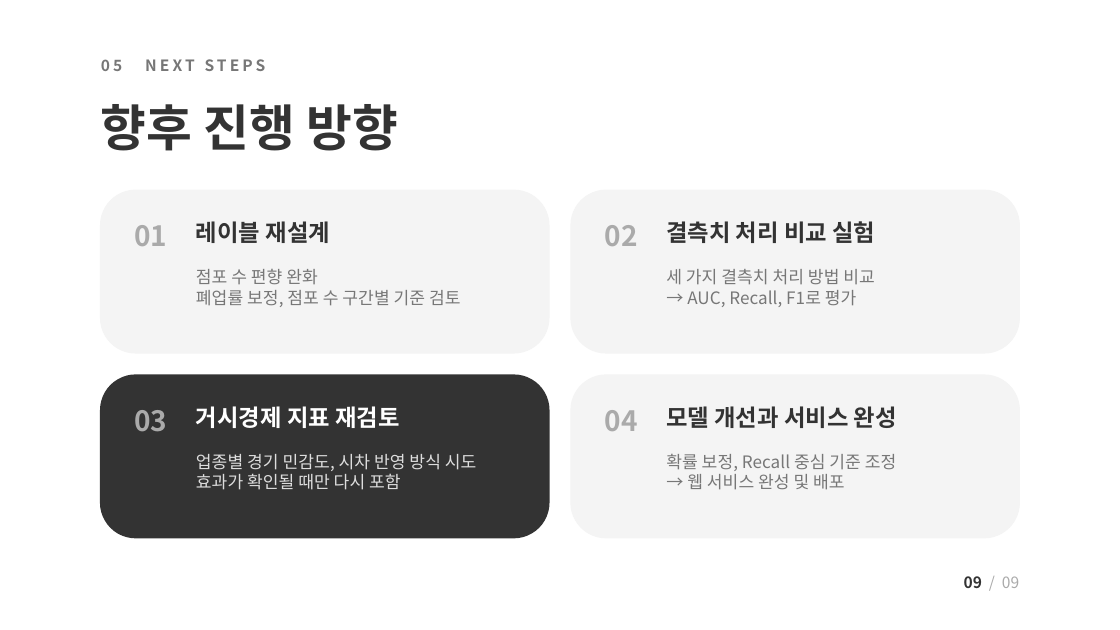
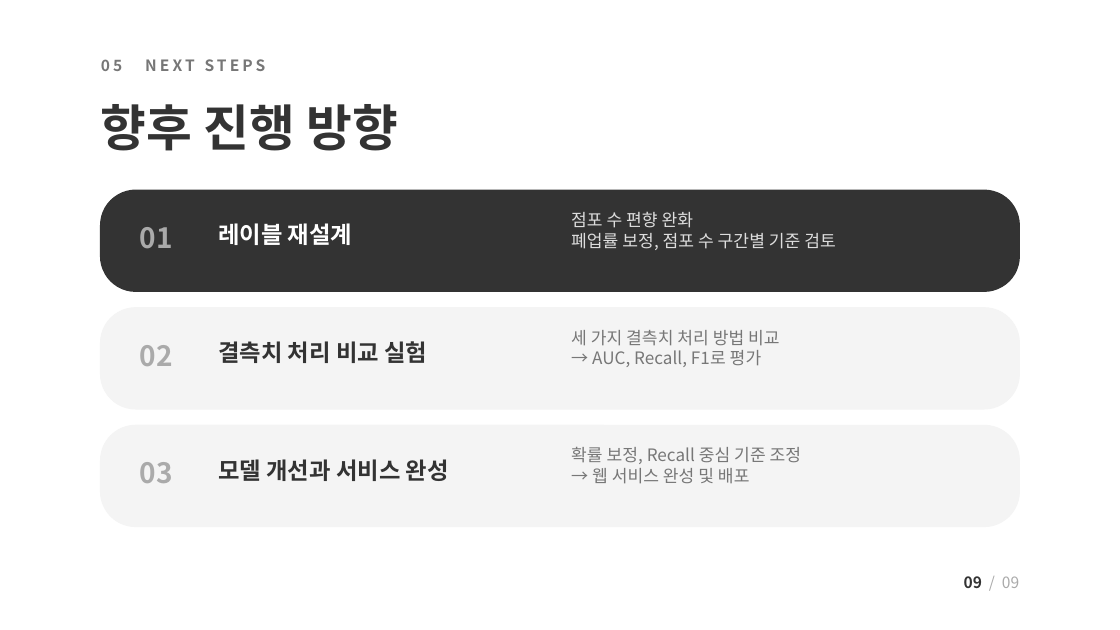
Before and after one commit to JungUihyun/biz-risk-predictor, a slide deck: slide 9 of docs/presentation/biz-risk-predictor_mid2_public.pptx. Drawn at 1120x630 pixels with LibreOffice and Linux fonts; fonts in the diff are those of the drawing. Boxes give left, top, right and bottom in pixels: in the first picture for what was removed or moved away, otherwise in the second. Text is boxed around its words. In the diff, an @@ line names an element or a change of style, - is before the commit and + after.

```diff
--- a/docs/presentation/biz-risk-predictor_mid2_public.pptx
+++ b/docs/presentation/biz-risk-predictor_mid2_public.pptx
@@ rounded rectangle: place and size @@
-rounded rectangle at (101,190,549,353)
+rounded rectangle at (101,190,1019,291)
@@ rounded rectangle at (101,190,1019,291): fill #F4F4F4 to #333333; outline #F4F4F4 1 pt to #333333 1 pt; proportions changed @@
@@ text "점포 수 편향 완화": place and size @@
-text "점포 수 편향 완화" at (196,269,461,307)
+text "점포 수 편향 완화" at (571,211,836,250)
@@ text "점포 수 편향 완화" at (571,211,836,250): text colour #777777 to #DDDDDD @@
@@ text "01": place and size @@
-text "01" at (134,225,167,246)
+text "01" at (140,227,173,249)
@@ text "레이블 재설계": place and size @@
-text "레이블 재설계" at (196,221,330,243)
+text "레이블 재설계" at (218,223,352,245)
@@ text "레이블 재설계" at (218,223,352,245): text colour #333333 to #FFFFFF @@
@@ rounded rectangle: place and size @@
-rounded rectangle at (571,190,1019,353)
+rounded rectangle at (101,308,1019,409)
@@ rounded rectangle at (101,308,1019,409): proportions changed @@
@@ text "세 가지 결측치 처리 방법 ...": place and size @@
-text "세 가지 결측치 처리 방법 ..." at (666,269,875,307)
+text "세 가지 결측치 처리 방법 ..." at (571,330,780,367)
@@ text "02": place and size @@
-text "02" at (605,225,638,246)
+text "02" at (140,345,173,366)
@@ text "결측치 처리 비교 실험": place and size @@
-text "결측치 처리 비교 실험" at (666,221,875,243)
+text "결측치 처리 비교 실험" at (218,341,427,363)
@@ rounded rectangle removed at (571,375,1019,538) @@
@@ text removed at (196,406,399,428) @@
-거시경제 지표 재검토
@@ text removed at (605,410,638,431) @@
-04
@@ rounded rectangle: place and size @@
-rounded rectangle at (101,375,549,538)
+rounded rectangle at (101,426,1019,526)
@@ rounded rectangle at (101,426,1019,526): fill #333333 to #F4F4F4; outline #333333 1 pt to #F4F4F4 1 pt; proportions changed @@
@@ text "확률 보정, Recall 중심 기준 ...": place and size @@
-text "확률 보정, Recall 중심 기준 ..." at (666,454,897,490)
+text "확률 보정, Recall 중심 기준 ..." at (571,447,802,484)
@@ text "03": place and size @@
-text "03" at (134,410,167,432)
+text "03" at (140,462,173,483)
@@ text removed at (196,454,477,490) @@
-업종별 경기 민감도, 시차 반영 방식 시도
-효과가 확인될 때만 다시 포함
@@ text "모델 개선과 서비스 완성": place and size @@
-text "모델 개선과 서비스 완성" at (666,406,897,428)
+text "모델 개선과 서비스 완성" at (218,459,449,481)
```
Also in this commit, not shown: 2 other files.
